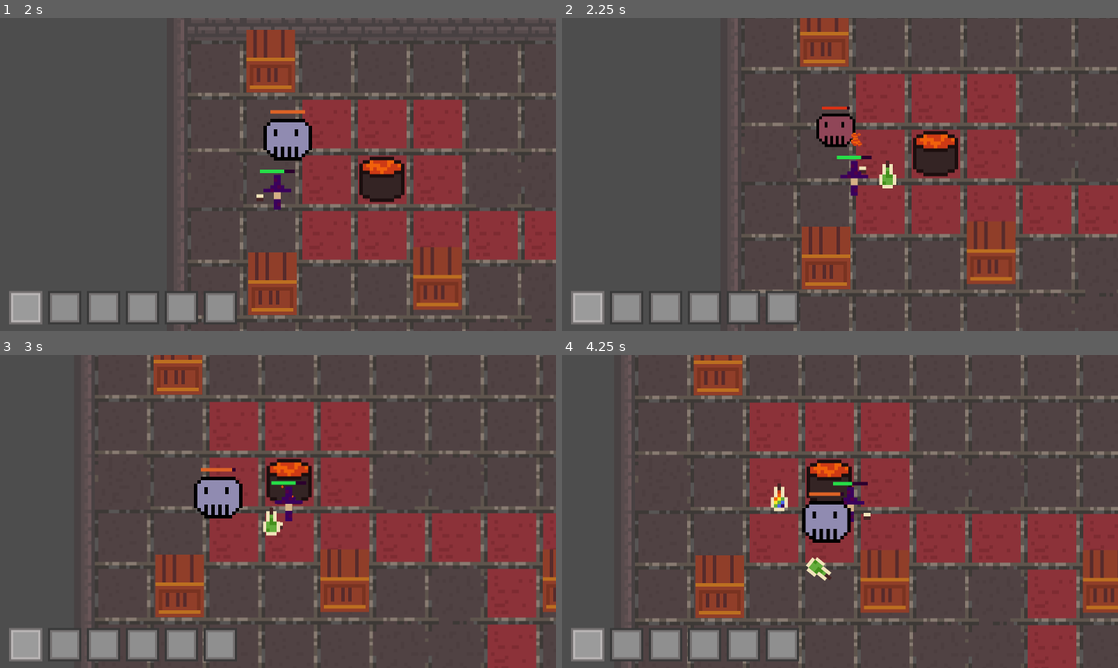
Above: before the commit, frames 1-4 (two rows, left to right).
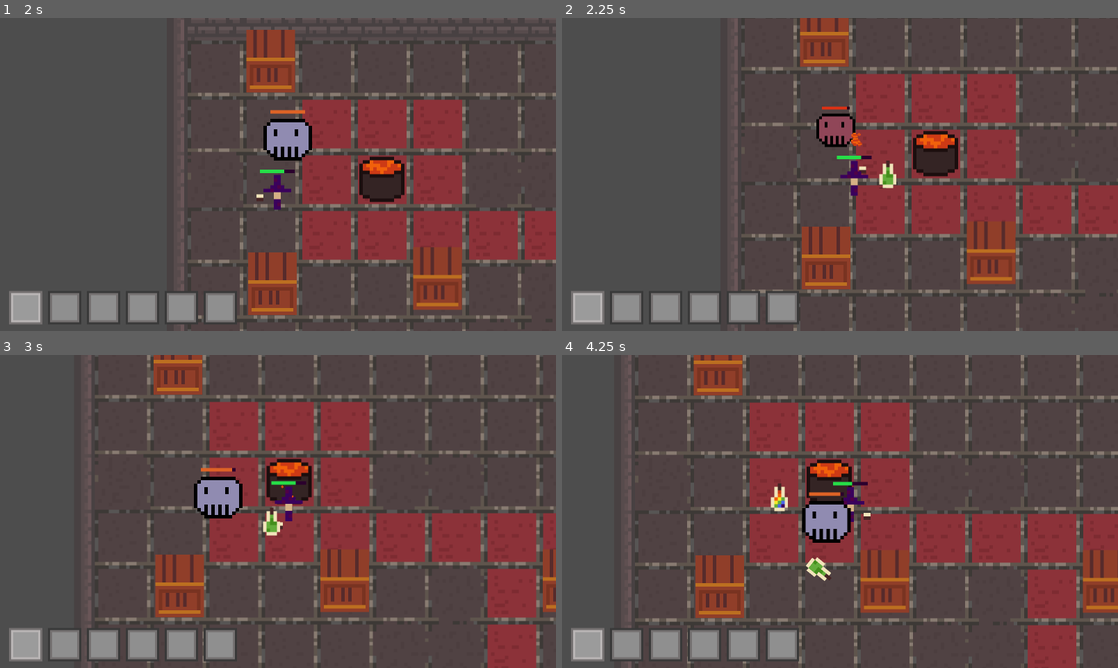
Above: after the commit, the same moments.

Repository: chluebi/ludum-dare-58
Game: Godot game, scene res://main.tscn
Two runs of this game, one before a commit and one after it. Both use one fixed random seed, a clock stepped at 60 frames per second and the inputs below.
Inputs (mouse positions are in pixels of both pictures, inside the frame that each line leads up to):
- Up to frame 1 (2 s): move the mouse to (400, 158) at 0.52 s; hold D (move_right) 0.53-1.28 s; hold F (drink) 0.53-1.28 s; move the mouse to (166, 190) at 1.27 s; hold S (move_down) from 1.28 s (still down); tap F (drink) at 1.35 s
- Up to frame 2 (2.25 s): move the mouse to (895, 105) at 2.02 s; release S (move_down) at 2.03 s; press the mouse at (895, 105) at 2.03 s; hold D (move_right) from 2.03 s (still down)
- Up to frame 3 (3 s): tap F (drink) at 2.3 s; move the mouse to (250, 574) at 2.77 s; release D (move_right) at 2.78 s; release the mouse at (250, 574) at 2.78 s; hold W (move_up) from 2.78 s (still down); tap Q (throw) at 2.85 s
- Up to frame 4 (4.25 s): tap F (drink) at 3.05 s; move the mouse to (1006, 558) at 3.52 s; release W (move_up) at 3.53 s; hold A (move_left) from 3.53 s (still down); hold F (drink) from 3.53 s (still down)

Frame 1 is identical in both runs. In frame 2, less than 0.1% of the frame differs, in the area x 57-61%, y 45-55%; in frame 3, less than 0.1%; in frame 4, less than 0.1%, in the area x 38-49%, y 41-73%.

Commit message:
emptying potions when drinking

Diff:
--- a/Constants.gd
+++ b/Constants.gd
@@ -5,3 +5,6 @@
 
 static func random_potion() -> item_type:
 	return randi_range(0, item_type.empty - 1)
+
+static func is_drinkable_potion(i: item_type) -> bool:
+	return 0 <= i and i < item_type.empty
--- a/inventory_manager.gd
+++ b/inventory_manager.gd
@@ -49,10 +49,10 @@
 
 @onready var player = $"../Environment/player"
 func drink():
-	if is_empty[current_slot_index]:
+	if is_empty[current_slot_index] or !Constants.is_drinkable_potion(entries[current_slot_index]):
 		return
 
-	is_empty[current_slot_index] = true
+	entries[current_slot_index] = Constants.item_type.empty
 	var effect_manager = $"../effect_manager"
 	effect_manager.activate(player, entries[current_slot_index])
 	_update()
--- a/potion_sprite.tscn
+++ b/potion_sprite.tscn
@@ -3,13 +3,13 @@
 [ext_resource type="Texture2D" uid="uid://bfygts20gb638" path="res://big-sheet.png" id="1_ui28u"]
 [ext_resource type="Script" uid="uid://cm88000epeljp" path="res://potion_sprite.gd" id="2_cqo5i"]
 
-[sub_resource type="AtlasTexture" id="AtlasTexture_174ht"]
+[sub_resource type="AtlasTexture" id="AtlasTexture_cqo5i"]
 atlas = ExtResource("1_ui28u")
-region = Rect2(0, 10, 29, 8)
+region = Rect2(-0.090862274, 10.01831, 33.070915, 7.9874907)
 
 [node name="sprite" type="Sprite2D"]
 scale = Vector2(10, 10)
-texture = SubResource("AtlasTexture_174ht")
+texture = SubResource("AtlasTexture_cqo5i")
 region_enabled = true
 region_rect = Rect2(0.1, 0, 4.8, 8)
 script = ExtResource("2_cqo5i")
